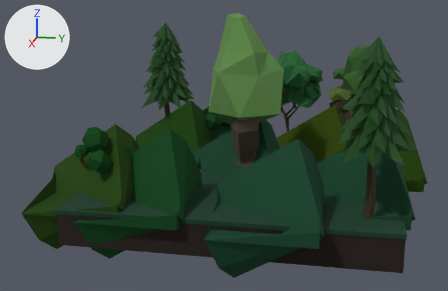
The Blender file Visual Project FIles/smfm room 4.blend as it was, and as the next commit left it.
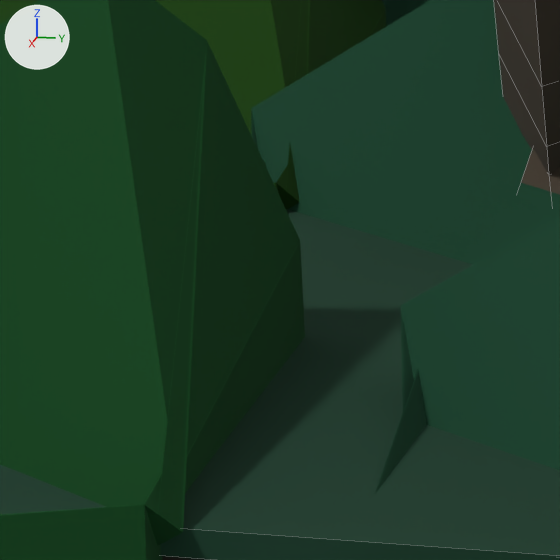
Each version appears first whole from a 50 mm lens placed at (14.72, 2.29, 5.63), pointed at (0.18, -0.62, 2.0), and next in a close-up on the part from 34% to 54% of the width and 46% to 77% of the height. Every picture has the same lights, and +X, +Y and +Z are marked at upper left. The close-ups show mesh edges as thin lines.

The older version as bpy lines, for what is in view:
```python
me_cube_001 = bpy.data.meshes.new('Cube.001')
me_cube_001.from_pydata(...)  # a box spanning x -1.0..1.0, y -1.0..1.0, z -1.0..1.0
me_cube_001.materials.append(mat_material_014)  # dark green #0f3c28
me_cube_011 = bpy.data.meshes.new('Cube.011')
me_cube_011.from_pydata(...)  # 26 vertices, 0 faces, 20 loose edges; spans x -0.0278..0.0564, y -0.0072..0.0291, z -0.0017..0.1176
me_cube_011.materials.append(mat_bf_grass_002)
me_cube_020 = bpy.data.meshes.new('Cube.020')
me_cube_020.from_pydata([(-0.04, -0.11, -0.02), (-0.48, -0.06, 1.5), (0.16, -0.01, 0.64), (-0.04, -0.11, -0.09), (-0.41, -0.04, 1.67)], [(2, 1), (0, 2), (3, 0), (1, 4)], [])
me_cube_020.materials.append(mat_material_017)  # brown #4c4236
ob_cube_011 = bpy.data.objects.new('Cube.011', me_cube_011)
ob_cube_011.location = (2.961, 0.836, 1.108)
ob_cube_011.rotation_euler = (0.0, 0.0, 1.571)  # degrees (0, 0, 90)
ob_cube_011.scale = (4.33, 4.33, 4.33)
_m = ob_cube_011.modifiers.new('Skin', 'SKIN')
ob_cube_019 = bpy.data.objects.new('Cube.019', me_cube_020)
ob_cube_019.parent = ob_low_poly_chili_leaf_tree_001
ob_cube_019.matrix_parent_inverse = Matrix(((1.136, 0.0, 0.0, 0.0), (0.0, 1.136, 0.0, 0.0), (0.0, 0.0, 1.136, 0.0), (0.0, 0.0, 0.0, 1.0)))
ob_cube_019.location = (-0.345, -0.364, 0.0042)
_m = ob_cube_019.modifiers.new('Skin', 'SKIN')
ob_grass = bpy.data.objects.new('Grass', me_cube_001)
ob_grass.location = (0.0, 0.0, 1.246)
ob_grass.scale = (-3.5, -3.5, -0.0474)
# also in view: 'Cube.016' at (-1.1, -2.45, 1.46); 'Cube.017' at (0.41, -0.36, 1.46); 'Cube.018' at (0.22, 0.03, 1.97); 'Cube.007' at (2.58, -1.97, 1.46)
```
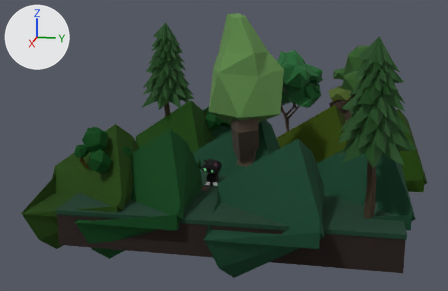
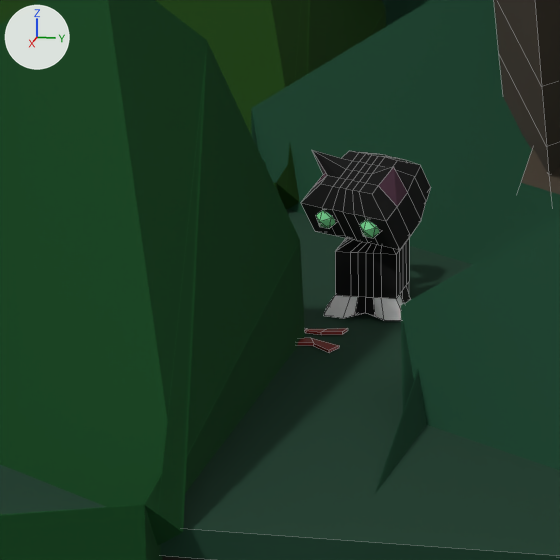
What differs and where, as boxes [x1, y1, x2, y2] in the close-ups (560 x 560 px):
'Square', added (black)
    after: [301, 150, 431, 321]
    faces in mat_material_020 (black #000000): [301, 150, 431, 316]
    faces in mat_material_021 (white #e7e7e7): [324, 294, 404, 321]
    faces in mat_material_022 (dark purple #583649): [313, 152, 407, 206]
'_ribbon', added
    after: [298, 328, 348, 353]
'Icosphere.027', added
    after: [360, 220, 380, 238]
'Icosphere.011', added
    after: [316, 210, 335, 229]

Diff of the bpy script that builds the scene:
```diff
--- a/Visual Project FIles/smfm room 4.blend.py
+++ b/Visual Project FIles/smfm room 4.blend.py
@@ mat_material_020 @@
+mat_material_020 = principled_material('Material.020')
+mat_material_020.base_color = (0.0, 0.0, 0.0)  # black #000000
+mat_material_020.roughness = 1.0
@@ mat_material_022 @@
+mat_material_022 = principled_material('Material.022')
+mat_material_022.base_color = (0.0985, 0.0374, 0.0675)  # dark purple #583649
+mat_material_022.roughness = 1.0
@@ mat_material_021 @@
+mat_material_021 = principled_material('Material.021')
+mat_material_021.base_color = (0.8, 0.8, 0.8)  # white #e7e7e7
+mat_material_021.roughness = 1.0
@@ mat_material_018 @@
+mat_material_018 = principled_material('Material.018')
+mat_material_018.base_color = (0.218, 0.8, 0.334)  # green #81e79c
@@ mat_material_027 @@
+mat_material_027 = principled_material('Material.027')
+mat_material_027.base_color = (0.223, 0.0134, 0.0112)  # red #821f1b
@@ me_cube_026 @@
+me_cube_026.from_pydata(...)  # 40 vertices, 38 faces; spans x -8.34..0.61, y -1.98..1.16, z -1.0..1.0
+me_cube_026.materials.append(mat_material_027)  # red #821f1b
@@ ob_square @@
+ob_square = bpy.data.objects.new('Square', me_cube_024.copy())  # the mesh of ob_square
+ob_square.location = (1.138, -0.694, 1.431)
+ob_square.rotation_euler = (0.0, 0.0, 6.28)  # degrees (0, 0, 360)
+ob_square.scale = (0.114, 0.114, 0.114)
@@ ob_icosphere_027 @@
+ob_icosphere_027 = bpy.data.objects.new('Icosphere.027', me_icosphere_023.copy())  # the mesh of ob_icosphere_027
+ob_icosphere_027.location = (1.286, -0.591, 1.784)
+ob_icosphere_027.rotation_euler = (0.0, 0.0, 6.28)  # degrees (0, 0, 360)
+ob_icosphere_027.scale = (0.0424, 0.0424, 0.0424)
@@ ob_icosphere_011 @@
+ob_icosphere_011 = bpy.data.objects.new('Icosphere.011', me_icosphere_011.copy())  # the mesh of ob_icosphere_011
+ob_icosphere_011.location = (1.285, -0.795, 1.784)
+ob_icosphere_011.rotation_euler = (0.0, 0.0, 6.28)  # degrees (0, 0, 360)
+ob_icosphere_011.scale = (0.0424, 0.0424, 0.0424)
@@ ob_ribbon @@
+ob_ribbon = bpy.data.objects.new('_ribbon', me_cube_026)
+ob_ribbon.location = (1.439, -0.867, 1.303)
+ob_ribbon.scale = (-0.0322, 0.136, -0.00501)
```
